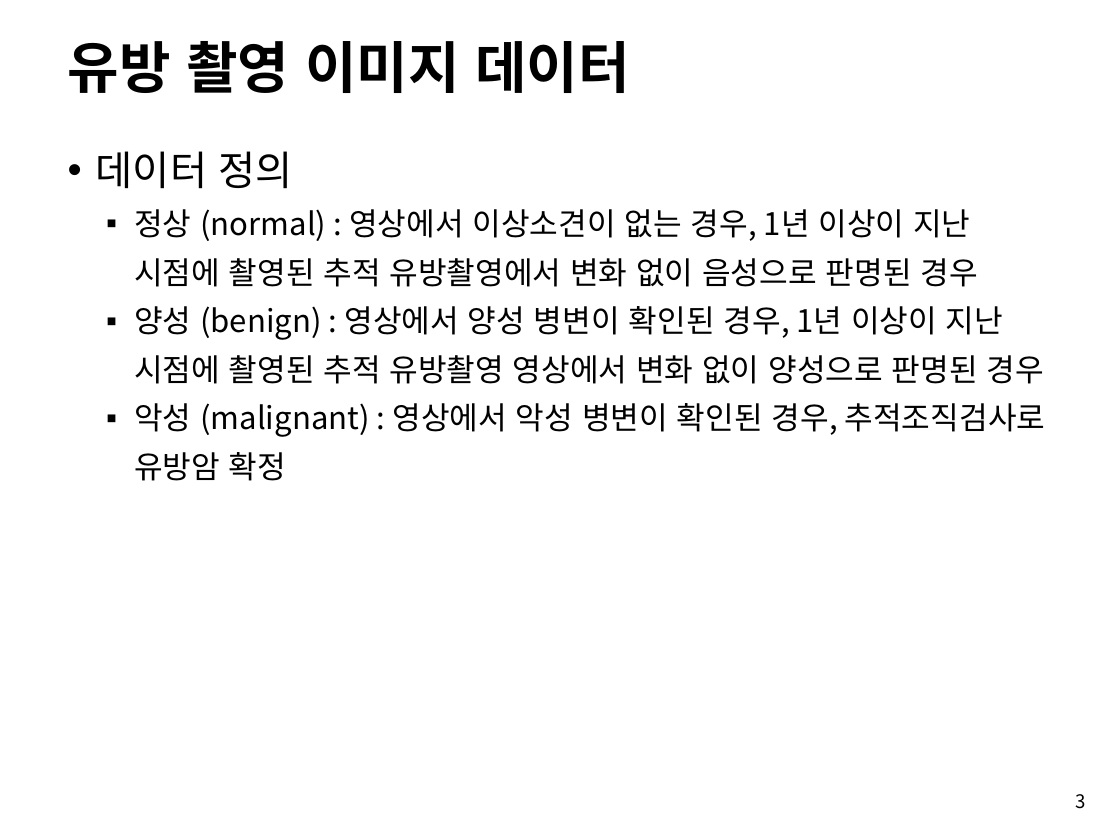
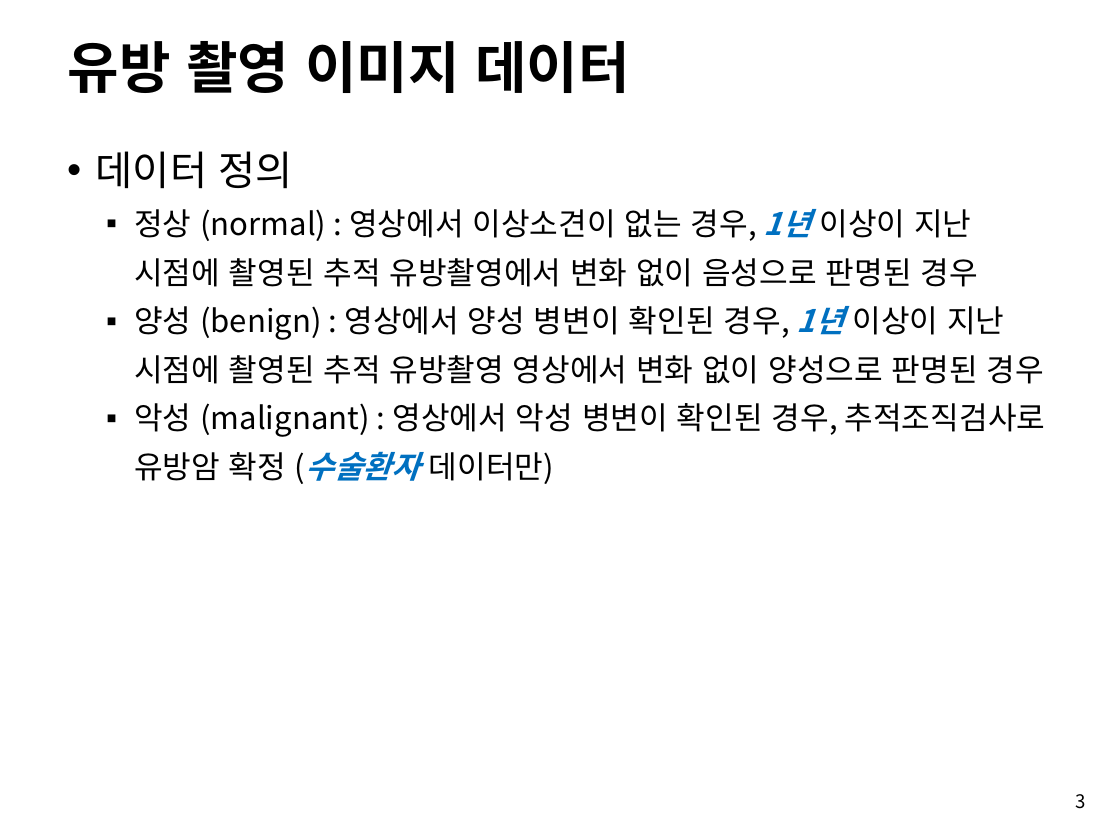
Before and after one commit to nccaiteam/KHD2019_MAMMO, a slide deck: slide 3 of introduction.pptx. Drawn at 1120x840 pixels with LibreOffice and Linux fonts; fonts in the diff are those of the drawing; background and template pictures are left out. Boxes give left, top, right and bottom in pixels: in the first picture for what was removed or moved away, otherwise in the second. Text is boxed around its words. In the diff, an @@ line names an element or a change of style, - is before the commit and + after.

```diff
--- a/introduction.pptx
+++ b/introduction.pptx
@@ text at (134, 209, 1043, 384): text colour #000000 to #0070C0, bold on, italic on in "1년", "1년" @@
@@ text at (134, 403, 1046, 484): text changed @@
-  ▪ 악성 (malignant) : 영상에서 악성 병변이 확인된 경우, 추적조직검사로 유방암 확정
+  ▪ 악성 (malignant) : 영상에서 악성 병변이 확인된 경우, 추적조직검사로 유방암 확정 (수술환자 데이터만)
```
Also in this commit, not shown: 3 other slides changed, 1 other file.
